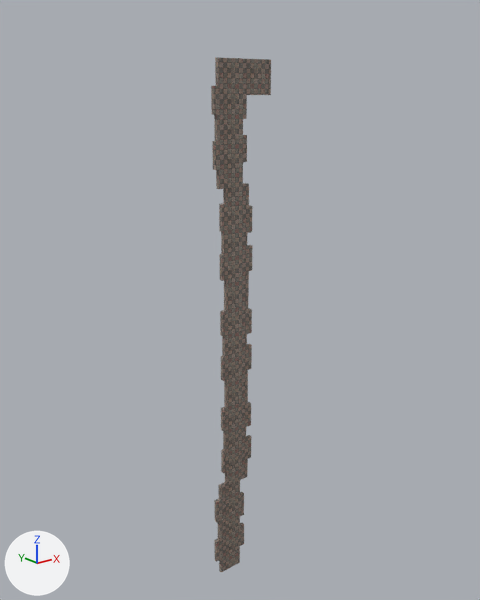
What one commit did to the Blender file assets/blender/seg1.blend.
Camera for both pictures: a 50 mm camera at (-354.0, -454.0, -25.0) aimed at (16.0, 9.0, -210.0). Arrows for +X, +Y and +Z are at lower left; the lights stay in place.
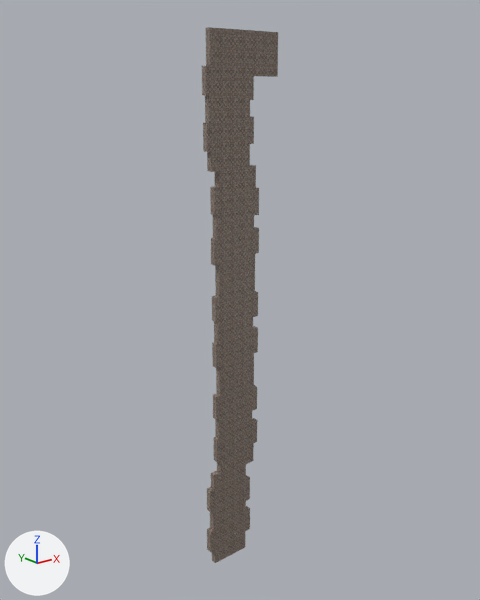
The change, as a diff of the scene's bpy script:
```diff
--- a/assets/blender/seg1.blend.py
+++ b/assets/blender/seg1.blend.py
@@ me_cube @@
 # used by ob_cube; location = (0.0, 0.0, 0.0); rotation_euler = (0.0, 3.142, 0.0), in degrees (0, 180, 0)
-me_cube.from_pydata(...)  # 1805 vertices, 1677 faces; spans x -42.0..21.0, y -1.0..4.0, z -1.0..494.0
+me_cube.from_pydata(...)  # 1805 vertices, 1677 faces; spans x -28.0..50.0, y -1.0..6.0, z -479.0..23.0
+# me_cube part 1: 1805 of 1805 vertices moved; they spanned x -42.0..21.0, y -1.0..4.0, z -1.0..494.0 and now span x -28.0..50.0, y -1.0..6.0, z -479.0..23.0; mean shift (7.0, 1.0, -527.0); largest move (15.0, 1.0, 494.0) -> (-22.0, 1.0, -479.0)
 me_cube.materials.append(mat_material)
@@ ob_cube @@
 ob_cube.location = (0.0, 0.0, 0.0)
-ob_cube.rotation_euler = (0.0, 3.142, 0.0)  # degrees (0, 180, 0)
```

Pixel boxes [x1, y1, x2, y2] of what changed, in the pictures (480 x 600 px):
'Cube', reshaped, turned
    before: [211, 58, 271, 572]
    after: [202, 27, 278, 563]
